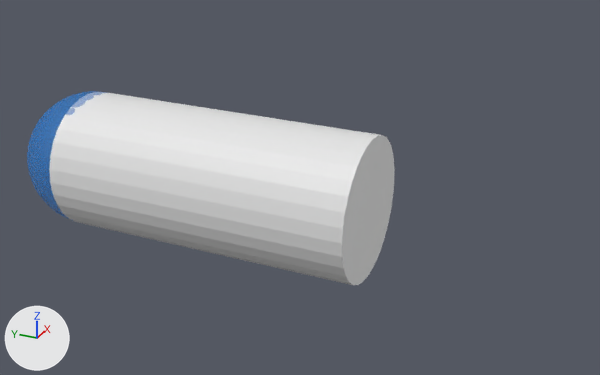
The Blender file model/submarine.blend, before and after one commit.
One viewpoint serves both versions: a camera (50 mm lens) standing at (-9.33, -5.31, 4.81) and looking at (0.05, -1.09, 0.12). The lights are fixed; the arrows at lower left show +X, +Y and +Z.

Before the edit, the objects in view are built like this:
```python
me_cylinder = bpy.data.meshes.new('Cylinder')
me_cylinder.from_pydata(...)  # a 32-sided cylinder along z spanning x -1.0..1.0, y -1.0..1.0, z -1.0..1.0
# before: 12 (0.92, 0.38, -1.0), 16 (1.0, 0.0, -1.0)
me_sphere_001 = bpy.data.meshes.new('Sphere.001')
me_sphere_001.from_pydata(...)  # 4322 vertices, 8640 faces; spans x -0.99..0.99, y -0.99..0.99, z -1.0..1.0
me_sphere_001.polygons.foreach_set('use_smooth', [True] * 8640)
me_sphere_001.materials.append(mat_transparent)  # blue #038ae7
ob_hull = bpy.data.objects.new('hull', me_cylinder)
ob_hull.location = (0.0, 0.089, 0.0)
ob_hull.rotation_euler = (1.571, 0.0, 0.0)  # degrees (90, 0, 0)
ob_hull.scale = (1.0, 1.0, 2.21)
_m = ob_hull.modifiers.new('Boolean', 'BOOLEAN')
_m.operand_type = 'COLLECTION'
ob_sphere = bpy.data.objects.new('Sphere', me_sphere_001)
ob_sphere.location = (0.0, 2.253, 0.0)
_m = ob_sphere.modifiers.new('Boolean', 'BOOLEAN')
_m.object = ob_sphere_001
_m.operand_type = 'COLLECTION'
```
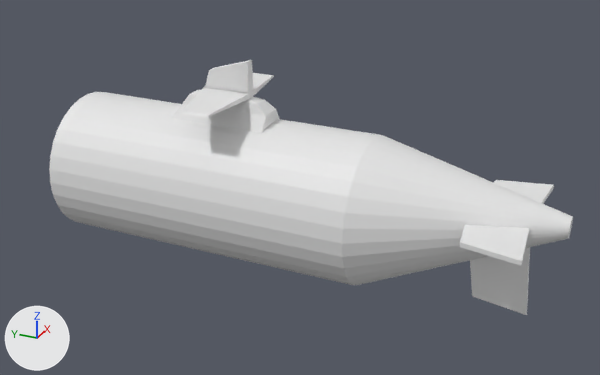
The change, as a list of edits to the scene's bpy script:
```text
Change me_cylinder:
    used by ob_hull; location = (0.0, 0.089, 0.0); rotation_euler = (1.571, 0.0, 0.0), in degrees (90, 0, 0); scale = (1.0, 1.0, 2.21)
    verts and faces of me_cylinder; kept vertices keep their numbers, new ones are numbered from 64
    remove me_cylinder.from_pydata(...)  # 64 vertices, 34 faces; spans x -1.0..1.0, y -1.0..1.0, z -1.0..1.0
    add me_cylinder.from_pydata(...)  # 96 vertices, 66 faces, 1 loose edge; spans x -1.0..1.0, y -1.0..1.0, z -1.0..2.13
    me_cylinder part 1
    1 face is deleted
    32 vertices are added at x -0.14..0.14, y 0.15..0.41, z 2.13
    33 new faces join them
    me_cylinder part 2
    add edges += [(12, 16)]
Add me_cube:
    me_cube.from_pydata(...)  # 36 vertices, 34 faces; spans x -3.38..3.38, y -1.0..1.0, z -0.9..3.16
Add me_cube_003:
    me_cube_003.from_pydata([(-0.024, -4.182, 0.065), (-0.024, -4.261, -1.033), (-0.024, -3.42, 0.065), (-0.024, -3.56, -0.932), (0.024, -4.182, 0.065), (0.024, -4.261, -1.033), (0.024, -3.42, 0.065), (0.024, -3.56, -0.932)], [], [(0, 1, 3, 2), (2, 3, 7, 6), (6, 7, 5, 4), (4, 5, 1, 0), (2, 6, 4, 0), (7, 3, 1, 5)])
Add me_cube_001:
    me_cube_001.from_pydata(...)  # 12 vertices, 10 faces; spans x -1.11..1.11, y -4.26..-3.42, z 0.25..0.31
Change ob_sphere:
    add ob_sphere.hide_set(True)  # wire or fog, not drawn
Add ob_cube_001:
    ob_cube_001 = bpy.data.objects.new('Cube.001', me_cube)
    ob_cube_001.location = (0.0, 0.0, 1.138)
    ob_cube_001.scale = (0.28, 0.692, 0.214)
Add ob_fin_001:
    ob_fin_001 = bpy.data.objects.new('fin.001', me_cube_003)
    ob_fin_001.location = (0.0, 0.0, 0.0)
Add ob_fin:
    ob_fin = bpy.data.objects.new('fin', me_cube_001)
    ob_fin.location = (0.0, 0.0, 0.0)
```

Location of each change, (x1, y1, x2, y2) in pixels of the pictures (600 x 375 px):
'hull', reshaped (51% wider): before (49, 93, 395, 285); after (49, 92, 573, 285)
'Cube.001', added: after (172, 60, 280, 133)
'fin.001', added: after (470, 247, 530, 315)
'fin', added: after (460, 180, 554, 266)
'Sphere', hidden (blue): before (27, 91, 107, 220)
part 1 of me_cylinder, built on: before (342, 135, 395, 285); after (342, 135, 573, 285)
